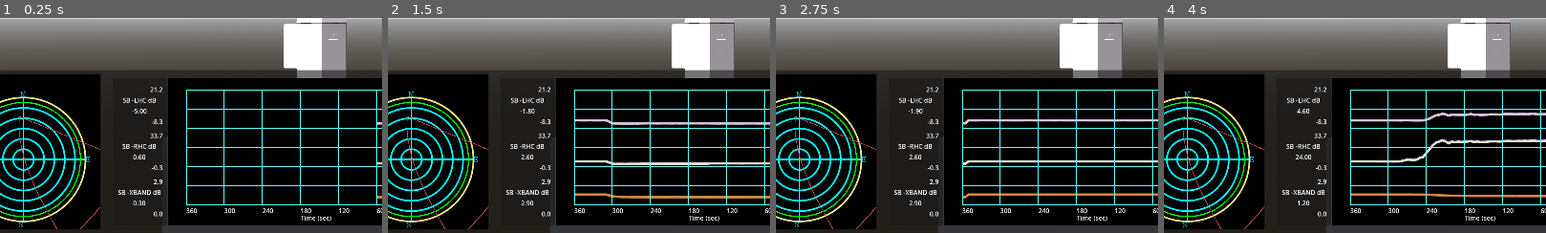
Above: before the commit, frames 1-4 (left to right).
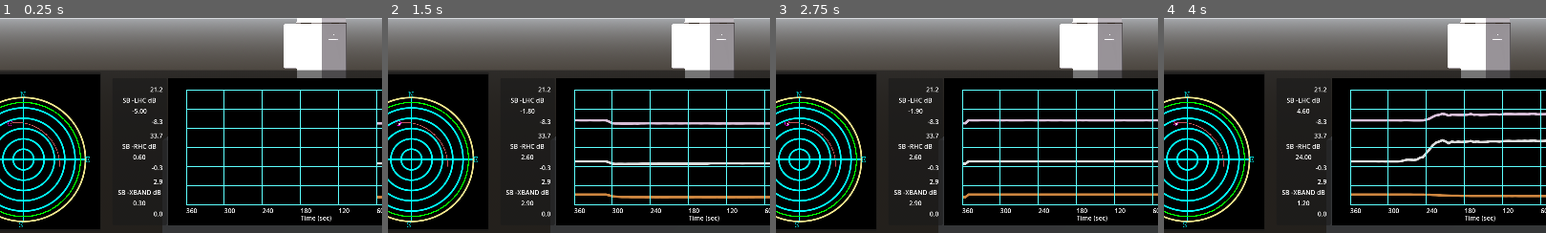
Above: after the commit, the same moments.

Repository: asfadmin/antenna-museum-exhibit
Game: Godot game, scene res://src/main.tscn
Two runs of this game, one before a commit and one after it. Both use one fixed random seed, a clock stepped at 60 frames per second and the inputs below.
Inputs (mouse positions are % of the whole screen's width and height, from its top left):
- Up to frame 1 (0.25 s): no input
- Up to frame 2 (1.5 s): click (78, 59) at 0.5 s; click (99, 59) at 1.25 s
- Up to frame 3 (2.75 s): click "AIRSAR" at 2 s
- Up to frame 4 (4 s): click "AURA" at 2.75 s; click "IC2" at 3.5 s
The pictures show only the part of the screen within x 8-58%, y 50-100%; the shares and areas given below are measured in that part.

The runs differ from the first frame. In frame 1, 0.3% of the frame differs, in the area x 2-27%, y 45-99%; in frame 2, 0.3%; in frame 3, 0.3%; in frame 4, 0.3%.
Error in both runs: Cannot call method 'get_error' on a null value. (res://addons/icons-fonts/icons_fonts/IconsFonts.gd:57)

Commit message:
design: track status graph ignores data based on Autotrack Status

Diff:
--- a/exhibit-frontend/src/track_status/track_course.gd
+++ b/exhibit-frontend/src/track_status/track_course.gd
@@ -16,15 +16,16 @@
 var ACTUAL_ELEVATION_COLUMN = "Actual El."
 var COMMANDED_AZIMUTH_COLUMN = "Commanded Az."
 var COMMANDED_ELEVATION_COLUMN = "Commanded El."
+var AUTOTRACK_STATUS = "Autotrack Status"
 
 #var full_points = []
 # Called when the node enters the scene tree for the first time.
 
-func spherical_to_cartesian(lat:float, lon: float) -> Vector2:
-	lat = deg_to_rad(lat)
-	lon = deg_to_rad(lon)
-	var x = viewport.get_parent().size.x * cos(lat) * sin(lon)
-	var y = viewport.get_parent().size.y * cos(lat) * cos(lon)
+func spherical_to_cartesian(azimuth:float, elevation: float) -> Vector2:
+	var azi_radians = deg_to_rad(azimuth - 90)
+	var ele_radians = deg_to_rad(elevation - 90)
+	var x = 250 * cos(azi_radians) * sin(ele_radians)
+	var y = -250 * sin(azi_radians) * sin(ele_radians)
 	#var z = 1.0 * sin(lat)
 
 	return Vector2(x, y)
@@ -32,6 +33,8 @@
 	var column_data := load_column_data()
 	azimuth_data = column_data["commanded_azimuth"]
 	elevation_data = column_data["commanded_elevation"]
+	var autotrack_status = column_data["autotrack_status"]
+
 	# print(azimuth_data)
 	self.completed_course = get_child(0)
 
@@ -41,7 +44,8 @@
 
 	var azm_elev = []
 	for idx in range(0, len(azimuth_data)):
-		azm_elev.append(spherical_to_cartesian(azimuth_data[idx], elevation_data[idx]))
+		if autotrack_status[idx] != 0:
+			azm_elev.append(spherical_to_cartesian(azimuth_data[idx], elevation_data[idx]))
 
 	var _final_path = []
 	var viewport_parent = viewport.get_parent()
@@ -50,7 +54,7 @@
 		#var offset = Vector2(viewport.size.x, viewport.size.y) / 2.0
 		#print(viewport.size.x)
 		#print(offset)
-		_final_path.append(point + offset)
+		_final_path.append(point + offset  + Vector2.DOWN * 50)
 
 	self.points = _final_path
 	#self.path_2d.curve.get_closest_point()
@@ -118,6 +122,7 @@
 		"actual_elevation": get_csv_column_data(csv["headers"][ACTUAL_ELEVATION_COLUMN], csv["content"]),
 		"commanded_azimuth": get_csv_column_data(csv["headers"][COMMANDED_AZIMUTH_COLUMN], csv["content"]),
 		"commanded_elevation": get_csv_column_data(csv["headers"][COMMANDED_ELEVATION_COLUMN], csv["content"]),
+		"autotrack_status": get_csv_column_data(csv["headers"][AUTOTRACK_STATUS], csv["content"]),
 	}
 
 	# The csv data is heavy
--- a/exhibit-frontend/src/track_status/track_status.gd
+++ b/exhibit-frontend/src/track_status/track_status.gd
@@ -3,6 +3,9 @@
 
 @export var font: Font
 @export var line_width: float = 1.0
+var min_radius: float = 1024
+var max_radius: float = 1024
+var origin = Vector2.ZERO;
 # Called when the node enters the scene tree for the first time.
 func _ready() -> void:
 	queue_redraw()
@@ -10,6 +13,7 @@
 	pass # Replace with function body.
 
 func _init() -> void:
+	self.origin = self.get_rect().get_center() + Vector2.DOWN * 20
 	queue_redraw()
 # Called every frame. 'delta' is the elapsed time since the previous frame.
 func _process(delta: float) -> void:
@@ -26,10 +30,10 @@
 
 	var size = self.size.x
 	#var border_scale_factor = 2.5
-	var origin = self.get_rect().get_center() + Vector2.DOWN * 20
+	self.origin = self.get_rect().get_center() + Vector2.DOWN * 20
 	#var origin = Vector2.ONE * size * (border_scale_factor / 2.0)
-	var min_radius = (size / 12) * .8
-	var max_radius = (size / 2) * .8
+	self.min_radius = (size / 12) * .8
+	self.max_radius = (size / 2) * .8
 
 	#draw_rect(Rect2(0.0, 0.0, size * border_scale_factor, size * border_scale_factor), Color.BLACK)
 	# cyan circles
--- a/exhibit-frontend/src/track_status/track_status.tscn
+++ b/exhibit-frontend/src/track_status/track_status.tscn
@@ -159,6 +159,12 @@
 scroll_active = false
 metadata/_edit_use_anchors_ = true
 
+[node name="Control" type="Control" parent="background"]
+visible = false
+anchors_preset = 0
+offset_right = 1024.0
+offset_bottom = 1024.0
+
 [node name="TextureRect" type="TextureRect" parent="."]
 layout_mode = 2
 texture = SubResource("ViewportTexture_pgbq5")
